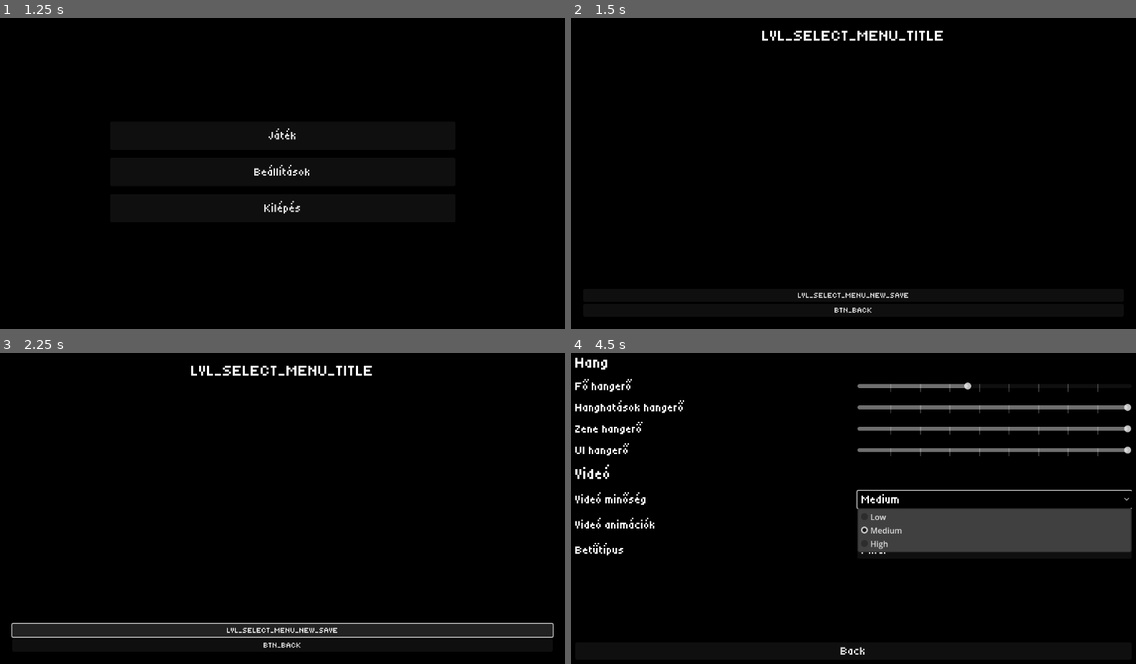
Above: before the commit, frames 1-4 (two rows, left to right).
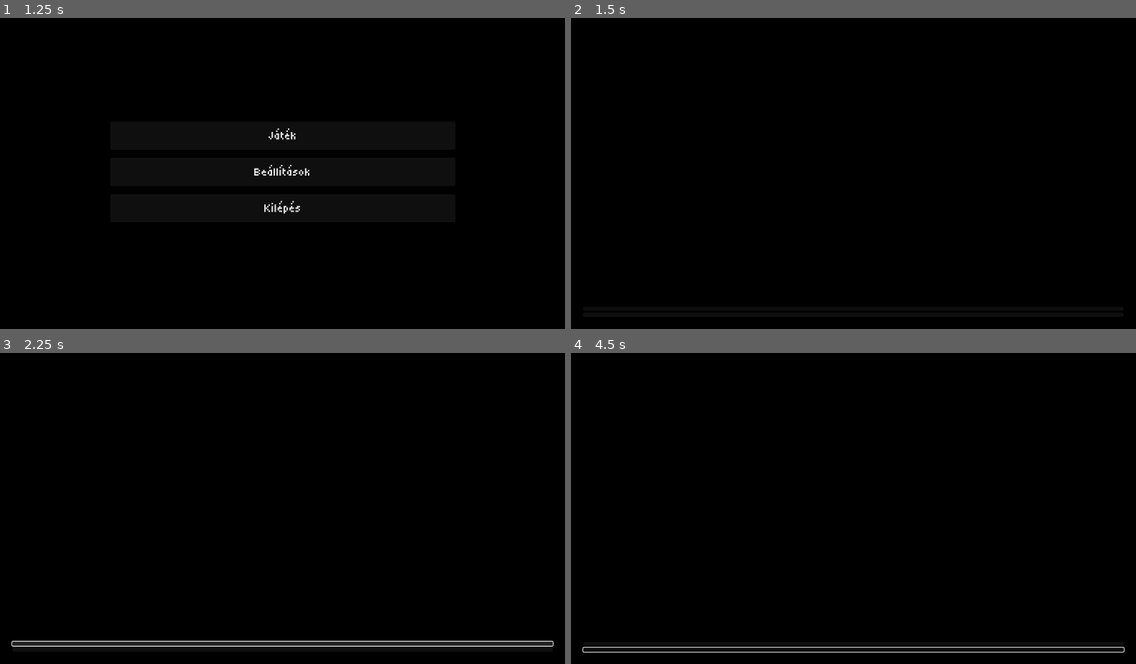
Above: after the commit, the same moments.

Repository: szsolt0/SzakGyak
Game: Godot game, scene res://scenes/menu/main_menu.tscn
Same seed, same stepped clock (60 frames per second), same inputs: the game is played once before the commit and once after it.
Inputs (mouse positions are in pixels of both pictures, inside the frame that each line leads up to; where the layout moved, square brackets give the same spot in the first picture):
- Up to frame 1 (1.25 s): click "Elfogad" at 0.5 s
- Up to frame 2 (1.5 s): click "Játék" at 1.25 s
- Up to frame 3 (2.25 s): click (282, 642) [282, 629] at 2 s
- Up to frame 4 (4.5 s): click (853, 648) [853, 645] at 2.75 s; click (853, 505) at 3.5 s, where only the run before the commit has a clickable "Beállítások"; click (994, 499) at 4.25 s, where only the run before the commit has a clickable "Medium"

Frame 1 is identical in both runs. In frame 2, 0.8% of the frame differs, in the area x 33-66%, y 3-95%; in frame 3, 6.3%; in frame 4, 12%, in the area x 0-100%, y 1-98%.
Error after the commit: Parse Error: Could not find type "SaveManager" in the current scope. (res://scenes/menu/save_select_menu.gd:28)

Commit message:
add save select menu

Diff:
--- /dev/null
+++ b/scenes/menu/save_entry.gd
@@ -0,0 +1,29 @@
+extends HBoxContainer
+class_name SaveEntry
+
+signal select_requested(info: SaveManager.SaveInfo)
+signal delete_requested(info: SaveManager.SaveInfo)
+
+var _info: SaveManager.SaveInfo
+
+static func create(info: SaveManager.SaveInfo) -> SaveEntry:
+	var scene := preload("res://scenes/menu/save_entry.tscn")
+	var x := scene.instantiate() as SaveEntry
+	x._info = info
+	x._fill_fields()
+	return x
+
+func _fill_fields() -> void:
+	$Select.text = tr(&"SAVE_SELECT_MENU_ENTRY_BTN_SELECT")
+	$Delete.text = tr(&"SAVE_SELECT_MENU_ENTRY_BTN_DELETE")
+
+	$Info/Title.text = _info.name
+	$Info/CTime.text = tr(&"SAVE_SELECT_MENU_ENTRY_CTIME") + &": " + _info.ctime
+	$Info/MTime.text = tr(&"SAVE_SELECT_MENU_ENTRY_MTIME") + &": " + _info.mtime
+
+
+func _on_select_pressed() -> void:
+	emit_signal(&"select_requested", _info)
+
+func _on_delete_pressed() -> void:
+	emit_signal(&"delete_requested", _info)
--- /dev/null
+++ b/scenes/menu/save_entry.tscn
@@ -0,0 +1,33 @@
+[gd_scene load_steps=2 format=3 uid="uid://1p6kltp3g0we"]
+
+[ext_resource type="Script" uid="uid://dum021trq7skw" path="res://scenes/menu/save_entry.gd" id="1_ten3r"]
+
+[node name="SaveEntry" type="HBoxContainer"]
+anchors_preset = 10
+anchor_right = 1.0
+offset_bottom = 23.0
+grow_horizontal = 2
+script = ExtResource("1_ten3r")
+
+[node name="Info" type="VBoxContainer" parent="."]
+layout_mode = 2
+size_flags_horizontal = 3
+
+[node name="Title" type="Label" parent="Info"]
+layout_mode = 2
+theme_override_font_sizes/font_size = 32
+
+[node name="CTime" type="Label" parent="Info"]
+layout_mode = 2
+
+[node name="MTime" type="Label" parent="Info"]
+layout_mode = 2
+
+[node name="Select" type="Button" parent="."]
+layout_mode = 2
+
+[node name="Delete" type="Button" parent="."]
+layout_mode = 2
+
+[connection signal="pressed" from="Select" to="." method="_on_select_pressed"]
+[connection signal="pressed" from="Delete" to="." method="_on_delete_pressed"]
--- a/scenes/menu/save_select_menu.gd
+++ b/scenes/menu/save_select_menu.gd
@@ -8,8 +8,6 @@
 
 @onready var SAVE_LIST := $MarginContainer/VBoxContainer/ScrollContainer/SaveList
 
-
-
 func _load_translations() -> void:
 	TITLE.text = tr(&"LVL_SELECT_MENU_TITLE")
 	NEW_SAVE_BTN.text = tr(&"LVL_SELECT_MENU_NEW_SAVE")
@@ -18,6 +16,23 @@
 func _ready() -> void:
 	_load_translations()
 
+	for save in SaveManager.get_list_of_save_files():
+		print(save.name)
+		var entry := SaveEntry.create(save)
+
+		entry.select_requested.connect(_on_save_select_requested)
+		entry.connect(&"delete_requested", _on_save_delete_requested)
+
+		SAVE_LIST.add_child(entry)
+
+func _on_save_select_requested(info: SaveManager.SaveInfo) -> void:
+	print("selected save: ", info.name)
+	SaveManager.load_save_file(info.file) # TODO: handle errors
+	# this is where the game.gd supposed to take control
+	#get_tree().change_scene_to_file("...")
+
+func _on_save_delete_requested(info: SaveManager.SaveInfo) -> void:
+	print("delete save: ", info.name)
 
 func _on_back_pressed() -> void:
 	get_tree().change_scene_to_file("res://scenes/menu/main_menu.tscn")
--- a/scenes/menu/save_select_menu.tscn
+++ b/scenes/menu/save_select_menu.tscn
@@ -51,6 +51,7 @@
 
 [node name="SaveList" type="VBoxContainer" parent="MarginContainer/VBoxContainer/ScrollContainer"]
 layout_mode = 2
+theme_override_constants/separation = 16
 
 [node name="NewSave" type="Button" parent="MarginContainer/VBoxContainer"]
 layout_mode = 2
Not shown, added: scenes/menu/save_entry.gd.uid
